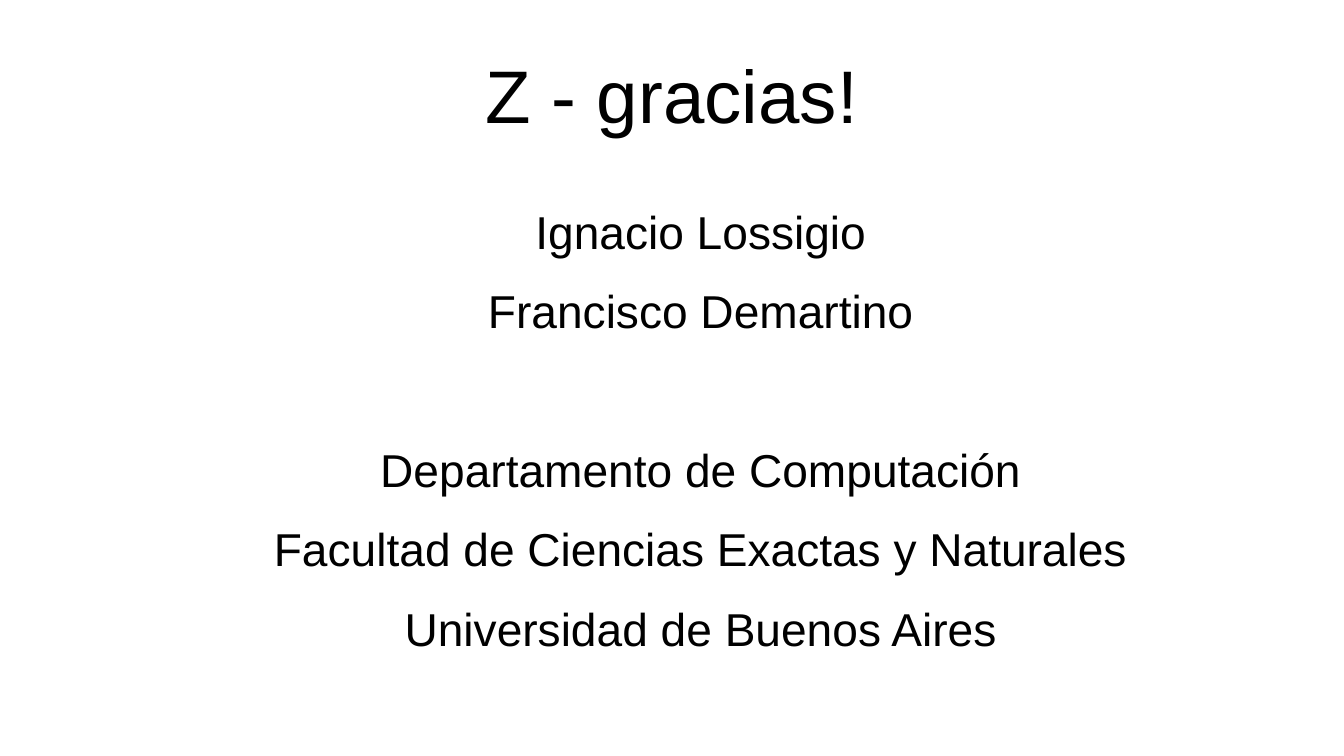
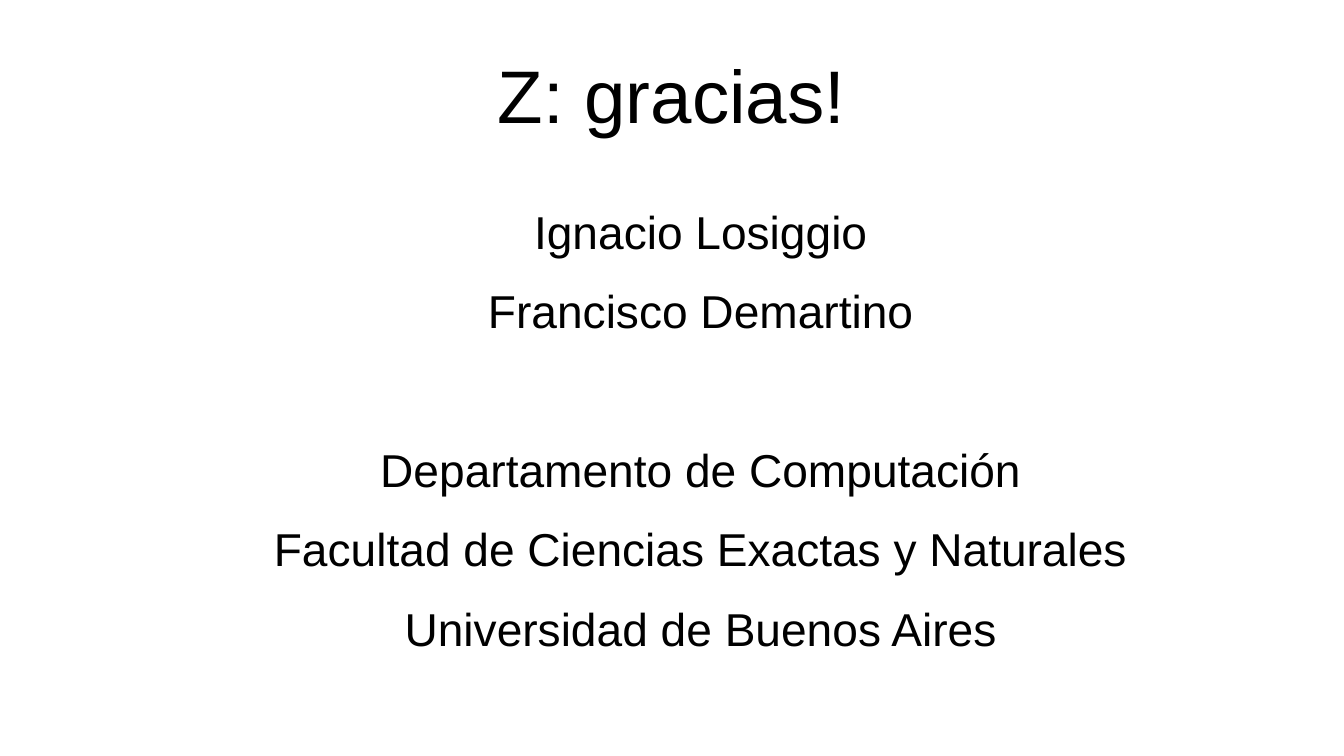
Before and after one commit to franciscod/core, a slide deck: slide 9 of core.odp (slide 14 before the commit). Drawn at 1344x756 pixels with LibreOffice and Linux fonts; fonts in the diff are those of the drawing. Boxes give left, top, right and bottom in pixels: in the first picture for what was removed or moved away, otherwise in the second. Text is boxed around its words. In the diff, an @@ line names an element or a change of style, - is before the commit and + after.

```diff
--- a/core.odp
+++ b/core.odp
@@ title at (498, 69, 846, 137): text changed @@
-Z - gracias!
+Z: gracias!
@@ text at (534, 215, 867, 258): text changed @@
-Ignacio Lossigio
+Ignacio Losiggio
```
Also in this commit, not shown: 7 other slides changed, 5 slides removed, 1 other file.
